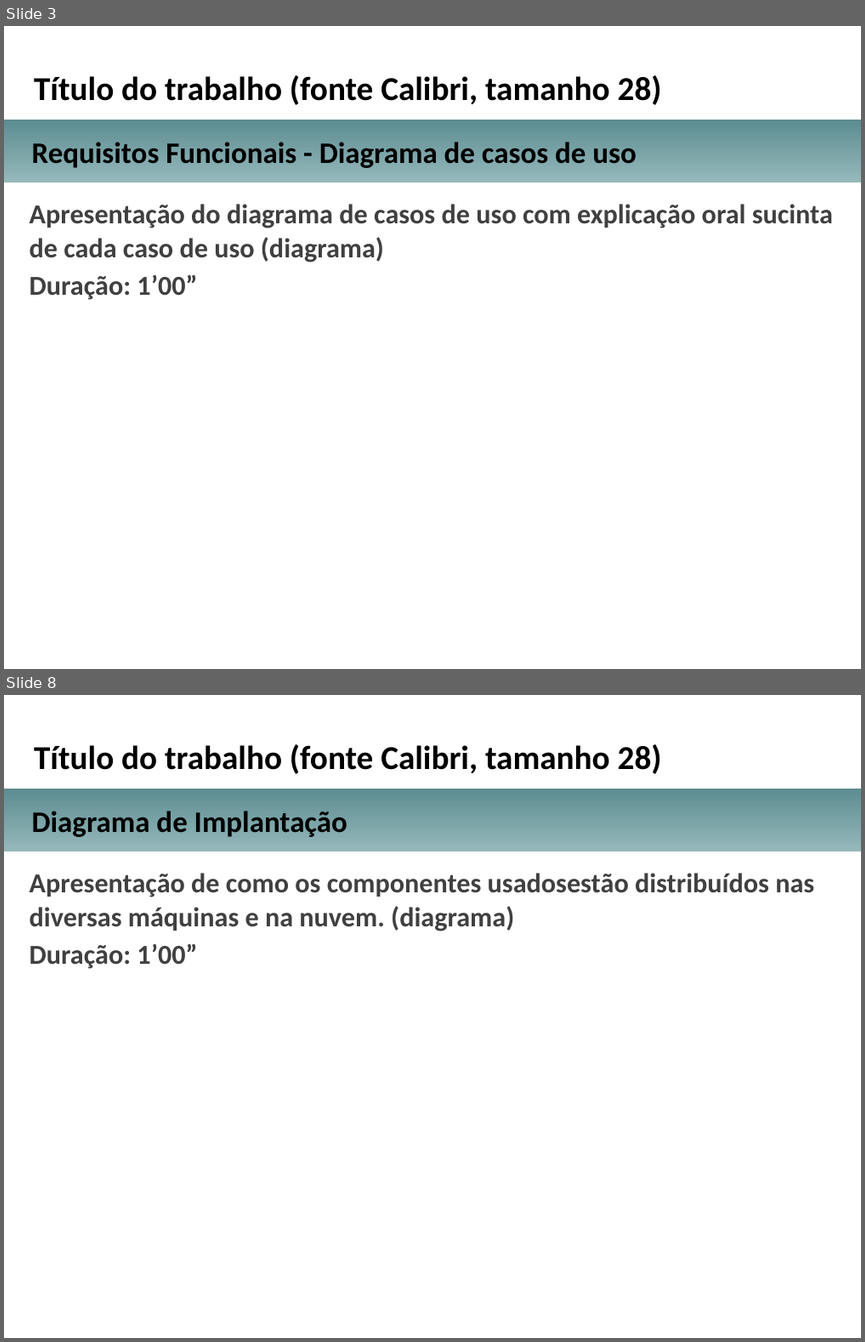
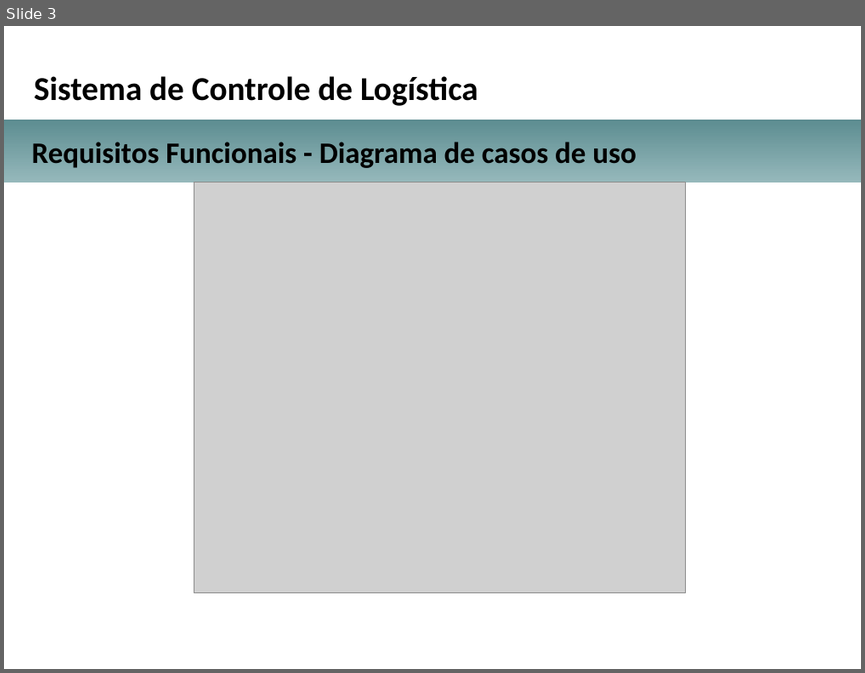
Before and after one commit to alecarl/pucminas-arq-tcc, a slide deck: Projeto Arquitetural/TCC_Apresentacao_projeto_arquitetural.pptx. Shown one above the other, each under a label of ours: slides 3 and 8 before the commit, slide 3 after it; the slides between them are not shown. The pictures are 865x1342 and 865x673 pixels, drawn with LibreOffice and Linux fonts; fonts in the diff are those of the drawing; grey boxes stand for pictures; background and template pictures are left out. Boxes give left, top, right and bottom in pixels: in the first picture for what was removed or moved away, otherwise in the second. Text is boxed around its words. In the diff, an @@ line names an element or a change of style, - is before the commit and + after.

Commit message:
Trabalho dia 12/08/2018 - 17:23

```diff
--- a/Projeto Arquitetural/TCC_Apresentacao_projeto_arquitetural.pptx
+++ b/Projeto Arquitetural/TCC_Apresentacao_projeto_arquitetural.pptx
@@ slide 8 removed at <box>4,695,861,1338</box>, background picture (left out) @@
@@ text removed at <box>34,744,662,774</box> @@
-Título do trabalho (fonte Calibri, tamanho 28)
@@ rectangle removed at <box>4,789,861,851</box> @@
@@ text removed at <box>32,811,347,837</box> @@
-Diagrama de Implantação
@@ text removed at <box>30,873,814,969</box> @@
-Apresentação de como os componentes usadosestão distribuídos nas diversas máquinas e na nuvem. (diagrama)
-Duração: 1’00”
@@ slide 3 changed as well @@
@@ text at <box>34,76,478,106</box>: text changed @@
-Título do trabalho (fonte Calibri, tamanho 28)
+Sistema de Controle de Logística
@@ text removed at <box>30,204,833,300</box> @@
-Apresentação do diagrama de casos de uso com explicação oral sucinta de cada caso de uso (diagrama)
-Duração: 1’00”
@@ picture added at <box>194,182,685,592</box> @@
```
Also in this commit, not shown: 3 other slides changed, 13 slides added, 4 other slides removed, 1 other file.
